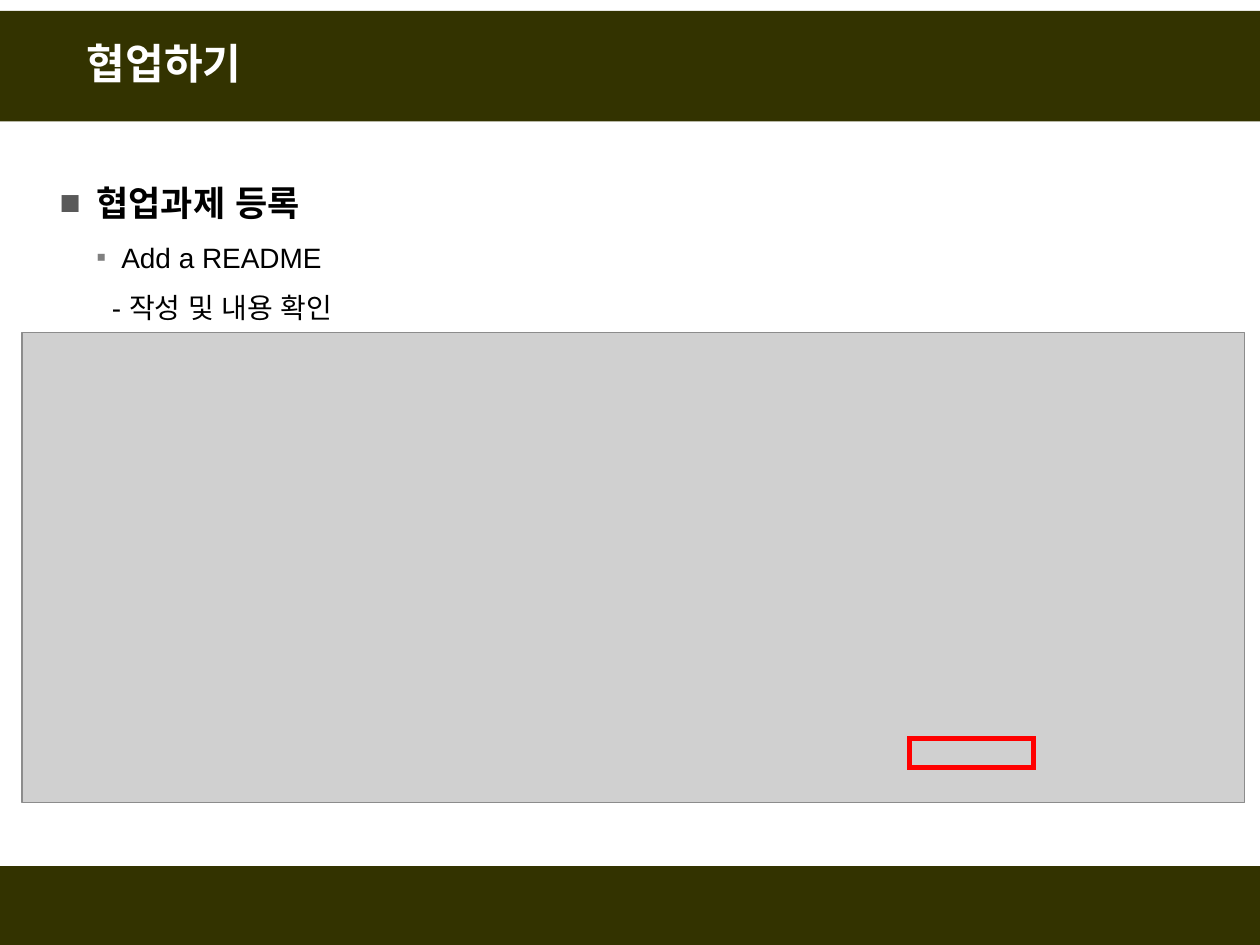
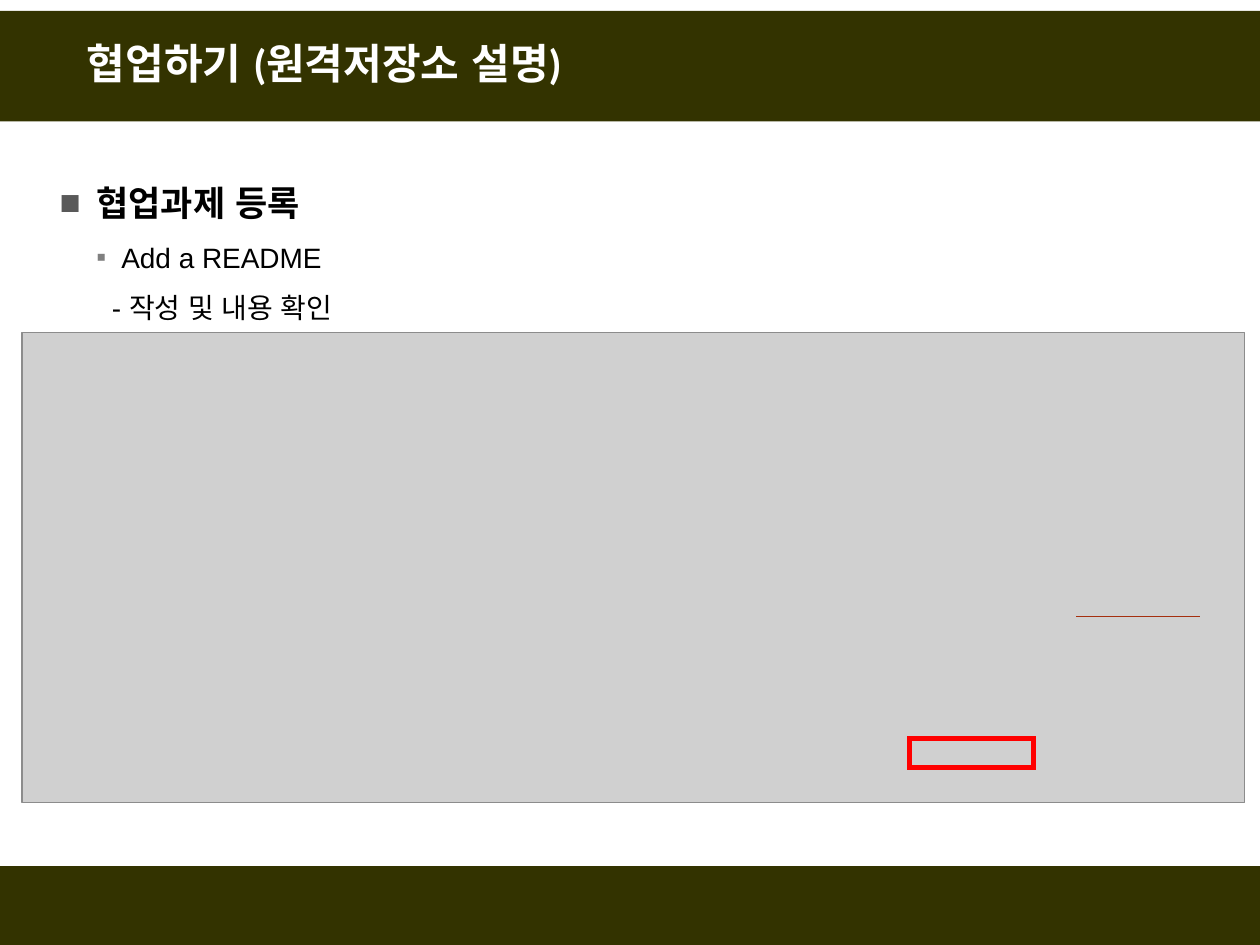
Before and after one commit to fasthill/github-lecture, a slide deck: slide 5 of git및github첫걸음-협업하기.pptx (slide 3 before the commit). Drawn at 1260x945 pixels with LibreOffice and Linux fonts; fonts in the diff are those of the drawing; grey boxes stand for pictures. Boxes give left, top, right and bottom in pixels: in the first picture for what was removed or moved away, otherwise in the second. Text is boxed around its words. In the diff, an @@ line names an element or a change of style, - is before the commit and + after.

```diff
--- a/git및github첫걸음-협업하기.pptx
+++ b/git및github첫걸음-협업하기.pptx
@@ title at (87, 43, 561, 85): text changed @@
-협업하기
+협업하기 (원격저장소 설명)
@@ line added from (1076, 617) to (1200, 617), #A5300F 0.5 pt @@
```
Also in this commit, not shown: 9 other slides changed, 13 slides added, 2 other files.
